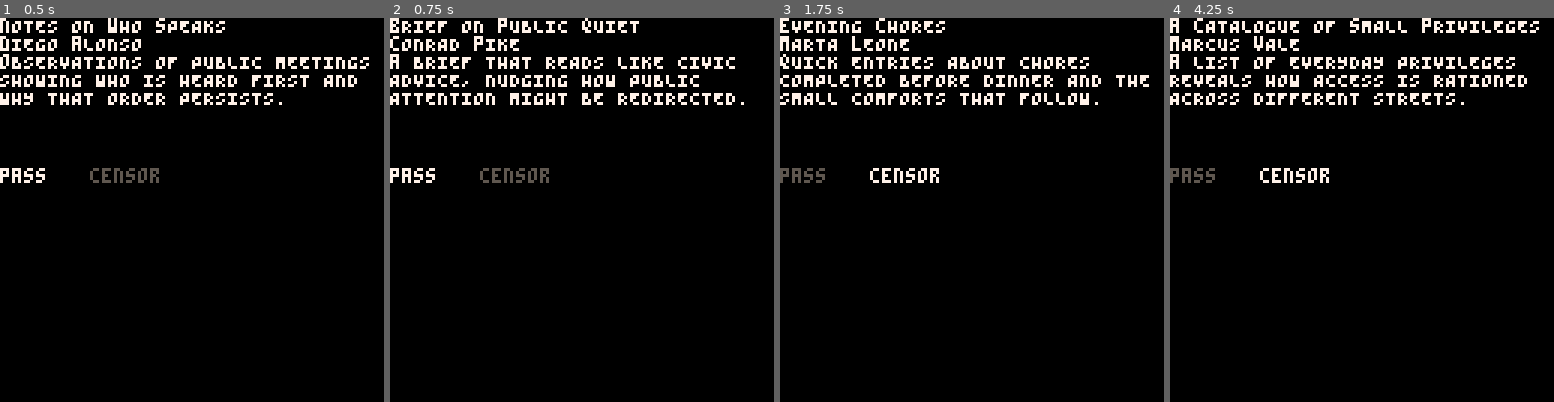
Above: before the commit, frames 1-4 (left to right).
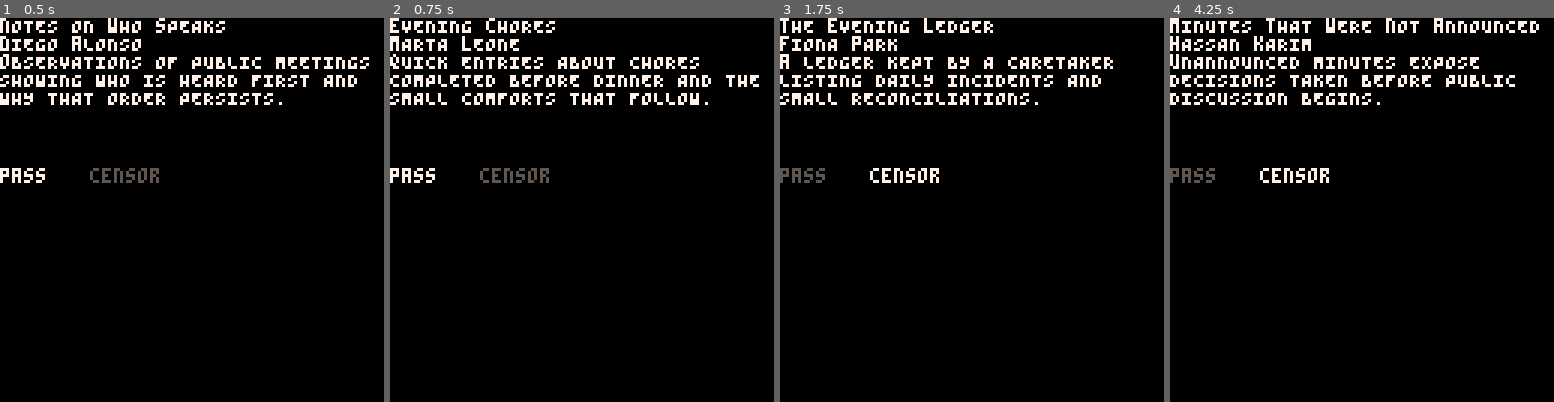
Above: after the commit, the same moments.

Repository: marco-vidali/dont_read_that_book
Game: PICO-8 cartridge dont_read_that_book.p8
Two runs of this game, one before a commit and one after it. Both use one fixed random seed, a clock stepped at 60 frames per second and the inputs below.
Inputs:
- Up to frame 1 (0.5 s): no input
- Up to frame 2 (0.75 s): tap O (Z key) at 0.7 s
- Up to frame 3 (1.75 s): hold Right from 1.6 s (still down); tap O (Z key) at 1.7 s
- Up to frame 4 (4.25 s): release Right at 2.1 s; tap O (Z key) every 0.4 s from 2.1 to 4.1 s; hold Right 2.47-3.03 s; hold Left 3.08-3.58 s; hold Right from 4.02 s (still down)

Frame 1 is identical in both runs. In frame 2, 4.1% of the frame differs, in the area x 0-97%, y 0-23%; in frame 3, 3.8%; in frame 4, 4.6%.

Commit message:
Make book random outside if

Diff:
--- a/scripts/show_book.lua
+++ b/scripts/show_book.lua
@@ -19,17 +19,15 @@
             else
                 -- wrong
             end
-
-            book = rnd(books)
         elseif choice == 2 then
             if book.censored then
                 -- correct
             else
                 -- wrong
             end
+        end
 
-            book = rnd(books)
-        end
+        book = rnd(books)
     end
 end
 
